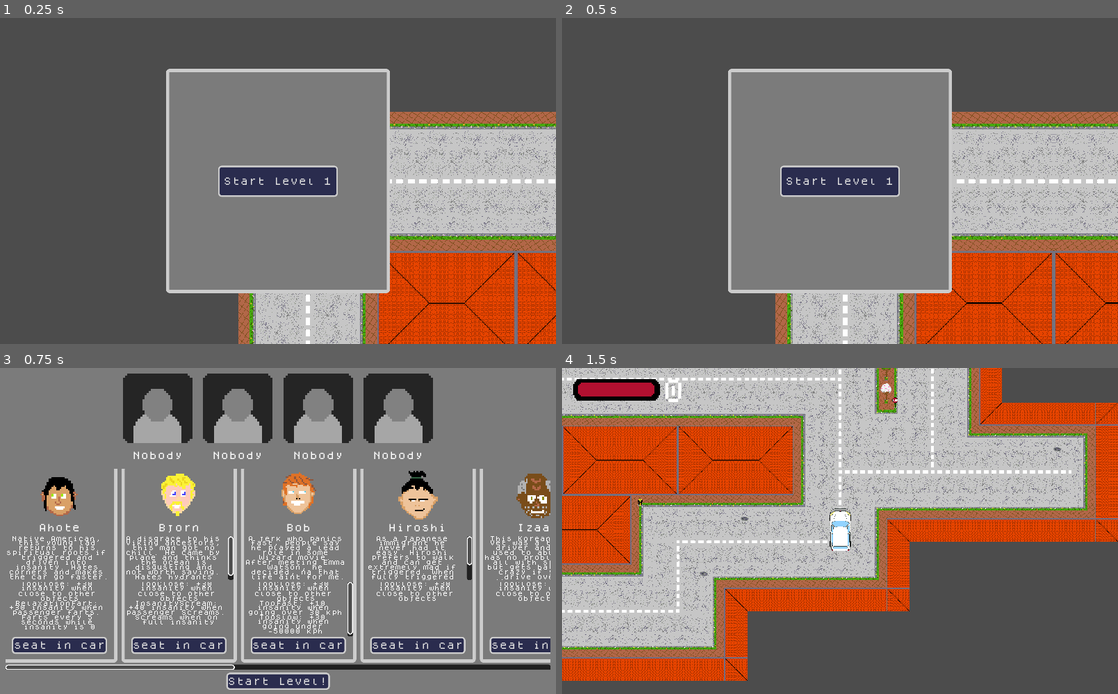
Above: before the commit, frames 1-4 (two rows, left to right).
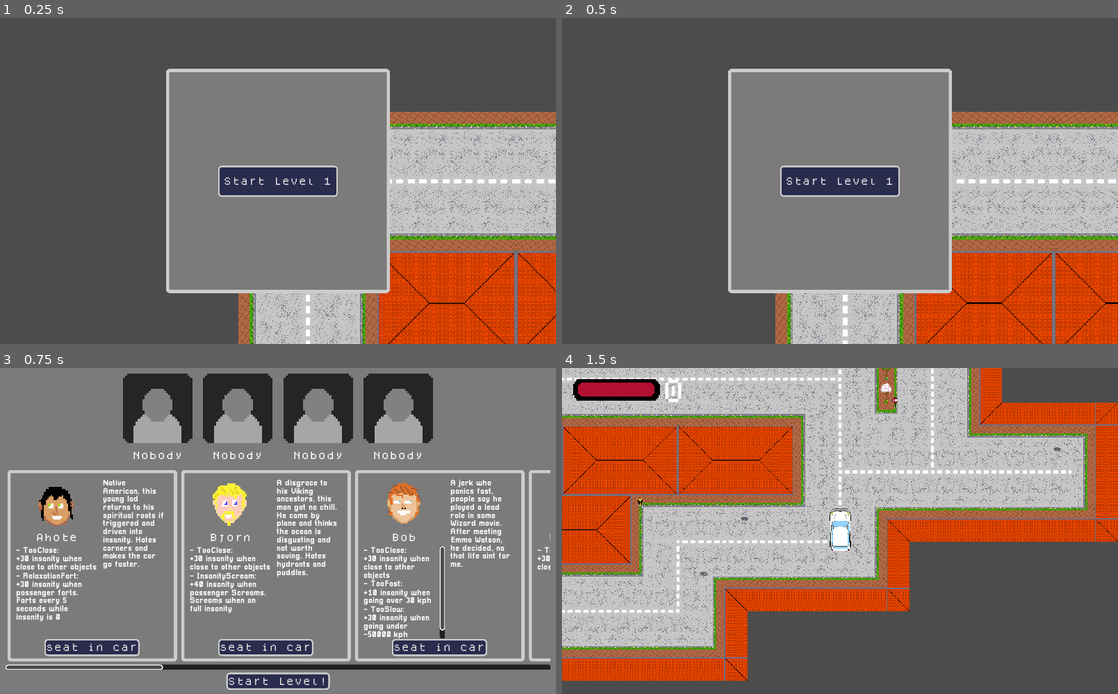
Above: after the commit, the same moments.

Repository: pastra98/DriveMeInsane
Game: Godot game, scene res://main/Main.tscn
Two runs of this game, one before a commit and one after it. Both use one fixed random seed, a clock stepped at 60 frames per second and the inputs below.
Inputs:
- Up to frame 1 (0.25 s): no input
- Up to frame 2 (0.5 s): no input
- Up to frame 3 (0.75 s): click "Start Level 1" at 0.5 s
- Up to frame 4 (1.5 s): click "Start Level!" at 1.25 s

Frames 1-2 are identical in both runs. In frame 3, 22% of the frame differs, in the area x 1-99%, y 30-93%; in frame 4, nothing differs.

Commit message:
cards now have new font and better layout for effects, play sounds on level pass/fail

Diff:
--- a/src/environment/level.gd
+++ b/src/environment/level.gd
@@ -7,15 +7,17 @@
 export(int) var points_2_stars = null
 export(int) var points_3_stars = null
 export(int) var time_to_complete = null
+export(Array) var unlocks_passengers = []
 
+var level_sound: AudioStreamPlayer
 var player: Node2D
-onready var point_levels = [points_1_star, points_2_stars, points_3_stars]
 
 var timer: Timer
 var available_passengers = []
 var selected_passenger_names = []
 
 onready var main = get_parent()
+onready var point_levels = [points_1_star, points_2_stars, points_3_stars]
 
 func _ready():
     # TODO: connect all other signals that trigger responsibilities of main
@@ -29,6 +31,10 @@
     timer.name = "Timer"
     timer.connect("timeout", self, "_on_time_up")
     add_child(timer)
+    # add sound player
+    level_sound = AudioStreamPlayer.new()
+    level_sound.name = "LevelSound"
+    add_child(level_sound)
 
 # ---------- BEFORE GAME STARTS ----------
 
@@ -100,6 +106,11 @@
             stars += 1
     if stars > 0:
         emit_signal("level_completed", level_nr, points) # TODO: this just test - also only caught by main
+        level_sound.stream = load("res://audio/sounds/success.wav")
+        level_sound.play()
+    else:
+        level_sound.stream = load("res://audio/sounds/fail_trombone.wav")
+        level_sound.play()
     # this stuff afterwards
     var next_lvl_unlock = main.completed_lvls.has(level_nr)
     GuiManager.show_level_over_gui(level_nr, stars, next_lvl_unlock, points)
--- /dev/null
+++ b/src/gui/fonts/pixellari.tres
@@ -0,0 +1,6 @@
+[gd_resource type="DynamicFont" load_steps=2 format=2]
+
+[ext_resource path="res://gui/fonts/Pixellari.ttf" type="DynamicFontData" id=1]
+
+[resource]
+font_data = ExtResource( 1 )
--- a/src/gui/passenger_picker/PassengerPicker.tscn
+++ b/src/gui/passenger_picker/PassengerPicker.tscn
@@ -94,7 +94,17 @@
 margin_bottom = 546.0
 rect_min_size = Vector2( 1004, 370 )
 
-[node name="PickList" type="HBoxContainer" parent="Panel/MarginContainer/VBoxContainer/ScrollContainer"]
+[node name="MarginContainer" type="MarginContainer" parent="Panel/MarginContainer/VBoxContainer/ScrollContainer"]
+margin_right = 10.0
+margin_bottom = 8.0
+custom_constants/margin_top = 8
+custom_constants/margin_left = 10
+
+[node name="PickList" type="HBoxContainer" parent="Panel/MarginContainer/VBoxContainer/ScrollContainer/MarginContainer"]
+margin_left = 10.0
+margin_top = 8.0
+margin_right = 10.0
+margin_bottom = 8.0
 custom_constants/separation = 20
 
 [node name="HBoxContainer2" type="HBoxContainer" parent="Panel/MarginContainer/VBoxContainer"]
--- a/src/gui/passenger_picker/passenger_card/PassengerCard.tscn
+++ b/src/gui/passenger_picker/passenger_card/PassengerCard.tscn
@@ -1,42 +1,57 @@
-[gd_scene load_steps=5 format=2]
+[gd_scene load_steps=6 format=2]
 
 [ext_resource path="res://gui/theme/pixel_theme.tres" type="Theme" id=1]
 [ext_resource path="res://gui/fonts/dogica.tres" type="DynamicFont" id=2]
 [ext_resource path="res://gui/passenger_picker/passenger_card/passenger_card.gd" type="Script" id=3]
 [ext_resource path="res://GUI/Fonts/dogica.tres" type="DynamicFont" id=4]
+[ext_resource path="res://gui/fonts/pixellari.tres" type="DynamicFont" id=5]
 
 [node name="PassengerCard" type="MarginContainer"]
 anchor_left = 0.5
 anchor_top = 0.5
 anchor_right = 0.5
 anchor_bottom = 0.5
-margin_left = -100.0
-margin_top = -175.0
-margin_right = 100.0
-margin_bottom = 175.0
+margin_left = -150.0
+margin_top = -170.0
+margin_right = 150.0
+margin_bottom = 170.0
 grow_horizontal = 2
 grow_vertical = 2
-rect_min_size = Vector2( 200, 350 )
+rect_min_size = Vector2( 300, 340 )
 size_flags_horizontal = 0
 size_flags_vertical = 0
 theme = ExtResource( 1 )
 script = ExtResource( 3 )
 
 [node name="Panel" type="Panel" parent="."]
-margin_right = 200.0
-margin_bottom = 350.0
+margin_right = 300.0
+margin_bottom = 340.0
 
 [node name="TopVBox" type="VBoxContainer" parent="Panel"]
 anchor_right = 1.0
 anchor_bottom = 1.0
+margin_left = 10.0
+margin_top = 10.0
+margin_right = -10.0
+margin_bottom = -10.0
 
-[node name="CenterContainer" type="CenterContainer" parent="Panel/TopVBox"]
-margin_right = 200.0
+[node name="HBoxContainer" type="HBoxContainer" parent="Panel/TopVBox"]
+margin_right = 280.0
+margin_bottom = 294.0
+custom_constants/separation = 10
+
+[node name="VBoxContainer" type="VBoxContainer" parent="Panel/TopVBox/HBoxContainer"]
+margin_right = 150.0
+margin_bottom = 294.0
+rect_min_size = Vector2( 150, 0 )
+
+[node name="CenterContainer" type="CenterContainer" parent="Panel/TopVBox/HBoxContainer/VBoxContainer"]
+margin_right = 150.0
 margin_bottom = 96.0
 
-[node name="PassengerPic" type="TextureRect" parent="Panel/TopVBox/CenterContainer"]
-margin_left = 52.0
-margin_right = 148.0
+[node name="PassengerPic" type="TextureRect" parent="Panel/TopVBox/HBoxContainer/VBoxContainer/CenterContainer"]
+margin_left = 27.0
+margin_right = 123.0
 margin_bottom = 96.0
 grow_horizontal = 2
 grow_vertical = 2
@@ -46,41 +61,44 @@
 theme = ExtResource( 1 )
 expand = true
 
-[node name="Name" type="Label" parent="Panel/TopVBox"]
+[node name="Name" type="Label" parent="Panel/TopVBox/HBoxContainer/VBoxContainer"]
 margin_top = 100.0
-margin_right = 200.0
+margin_right = 150.0
 margin_bottom = 120.0
 rect_min_size = Vector2( 0, 20 )
 size_flags_vertical = 1
 custom_fonts/font = ExtResource( 4 )
 align = 1
 
-[node name="Lore" type="RichTextLabel" parent="Panel/TopVBox"]
+[node name="Effects" type="RichTextLabel" parent="Panel/TopVBox/HBoxContainer/VBoxContainer"]
 margin_top = 124.0
-margin_right = 200.0
-margin_bottom = 204.0
-rect_min_size = Vector2( 0, 80 )
+margin_right = 150.0
+margin_bottom = 294.0
+rect_min_size = Vector2( 96, 170 )
 size_flags_vertical = 0
+custom_fonts/normal_font = ExtResource( 5 )
 bbcode_enabled = true
 
-[node name="Effects" type="RichTextLabel" parent="Panel/TopVBox"]
-margin_top = 208.0
-margin_right = 200.0
-margin_bottom = 308.0
+[node name="Lore" type="RichTextLabel" parent="Panel/TopVBox/HBoxContainer"]
+margin_left = 160.0
+margin_right = 280.0
+margin_bottom = 294.0
 rect_min_size = Vector2( 0, 100 )
-size_flags_vertical = 0
+size_flags_horizontal = 3
+size_flags_vertical = 3
+custom_fonts/normal_font = ExtResource( 5 )
 bbcode_enabled = true
 
 [node name="AddToCar" type="Button" parent="Panel/TopVBox"]
-margin_left = 9.0
-margin_top = 312.0
-margin_right = 191.0
-margin_bottom = 336.0
+margin_left = 49.0
+margin_top = 298.0
+margin_right = 231.0
+margin_bottom = 322.0
 rect_min_size = Vector2( 0, 24 )
 size_flags_horizontal = 4
 custom_fonts/font = ExtResource( 2 )
 text = "seat in car"
 
-[connection signal="mouse_entered" from="Panel/TopVBox/CenterContainer/PassengerPic" to="Panel/TopVBox" method="_on_PassengerPic_mouse_entered"]
-[connection signal="mouse_exited" from="Panel/TopVBox/CenterContainer/PassengerPic" to="Panel/TopVBox" method="_on_PassengerPic_mouse_exited"]
+[connection signal="mouse_entered" from="Panel/TopVBox/HBoxContainer/VBoxContainer/CenterContainer/PassengerPic" to="Panel/TopVBox/HBoxContainer/VBoxContainer" method="_on_PassengerPic_mouse_entered"]
+[connection signal="mouse_exited" from="Panel/TopVBox/HBoxContainer/VBoxContainer/CenterContainer/PassengerPic" to="Panel/TopVBox/HBoxContainer/VBoxContainer" method="_on_PassengerPic_mouse_exited"]
 [connection signal="button_down" from="Panel/TopVBox/AddToCar" to="." method="_on_AddToCar_button_down"]
--- a/src/gui/passenger_picker/passenger_card/passenger_card.gd
+++ b/src/gui/passenger_picker/passenger_card/passenger_card.gd
@@ -13,10 +13,10 @@
 func set_passenger(passenger_instance: Passenger):
     passenger_ref = passenger_instance
     name = passenger_ref.name + "Card"
-    $"Panel/TopVBox/Name".text = passenger_ref.name
-    $"Panel/TopVBox/Lore".bbcode_text = "[center]%s[/center]" % passenger_ref.lore
-    $"Panel/TopVBox/Effects".bbcode_text = "[center]%s[/center]" % passenger_ref.get_sensibilities_txt()
-    $"Panel/TopVBox/CenterContainer/PassengerPic".texture = load(passenger_ref.imgpath % "happy")
+    $"Panel/TopVBox/HBoxContainer/VBoxContainer/Name".text = passenger_ref.name
+    $"Panel/TopVBox/HBoxContainer/Lore".bbcode_text = passenger_ref.lore
+    $"Panel/TopVBox/HBoxContainer/VBoxContainer/Effects".bbcode_text = passenger_ref.get_sensibilities_txt()
+    $"Panel/TopVBox/HBoxContainer/VBoxContainer/CenterContainer/PassengerPic".texture = load(passenger_ref.imgpath % "happy")
 
 
 func _on_AddToCar_button_down():
--- a/src/gui/passenger_picker/passenger_picker.gd
+++ b/src/gui/passenger_picker/passenger_picker.gd
@@ -6,7 +6,7 @@
 
 onready var seats = $"Panel/MarginContainer/VBoxContainer/Seats"
 onready var level = $"/root/Main/Level"
-onready var picklist = $"Panel/MarginContainer/VBoxContainer/ScrollContainer/PickList"
+onready var picklist = $"Panel/MarginContainer/VBoxContainer/ScrollContainer/MarginContainer/PickList"
 
 var n_seated = 0
 # TODO: find a cleaner solution, I just can't be assed now
@@ -25,7 +25,7 @@
         connect("free_seats_available", new_card, "_on_free_seats_available")
         new_card.connect("passenger_added_to_player", self, "seat_passenger")
         new_card.connect("passenger_added_to_player", level, "add_passenger_to_player")
-        $"Panel/MarginContainer/VBoxContainer/ScrollContainer/PickList".add_child(new_card)
+        $"Panel/MarginContainer/VBoxContainer/ScrollContainer/MarginContainer/PickList".add_child(new_card)
     for seat in seats.get_children():
         seat.connect("passenger_removed_from_player", self, "unseat_passenger")
         seat.connect("passenger_removed_from_player", level, "remove_passenger_from_player")
--- a/src/passengers/effects/insanity_scream.gd
+++ b/src/passengers/effects/insanity_scream.gd
@@ -15,4 +15,4 @@
     emit_signal("change_insanity", insanity_effect, "Loud scream!", true)
 
 func get_txt_description() -> String:
-    return "%s: +%s insanity when passenger Screams. Screams when on full insanity" % [name, insanity_effect]
+    return "%s:\n+%s insanity when passenger Screams. Screams when on full insanity" % [name, insanity_effect]
--- a/src/passengers/effects/relaxation_fart.gd
+++ b/src/passengers/effects/relaxation_fart.gd
@@ -28,7 +28,7 @@
         emit_signal("change_insanity", insanity_effect, "Fart!", true)
 
 func get_txt_description() -> String:
-    return "%s: +%s insanity when passenger farts. Farts every %s seconds while insanity is 0" % [name, insanity_effect, cooldown]
+    return "%s:\n+%s insanity when passenger farts. Farts every %s seconds while insanity is 0" % [name, insanity_effect, cooldown]
 
 
 func cooldown_over():
--- a/src/passengers/effects/too_close.gd
+++ b/src/passengers/effects/too_close.gd
@@ -39,7 +39,7 @@
 
 
 func get_txt_description() -> String:
-    return "%s: +%s insanity when close to other objects" % [name, insanity_effect]
+    return "%s:\n+%s insanity when close to other objects" % [name, insanity_effect]
     # TODO: need better descriptions
 
 
--- a/src/passengers/effects/too_fast.gd
+++ b/src/passengers/effects/too_fast.gd
@@ -23,7 +23,7 @@
         is_on_cooldown = true
 
 func get_txt_description() -> String:
-    return "%s: +%s insanity when going over %s kph" % [name, insanity_effect, too_fast]
+    return "%s:\n+%s insanity when going over %s kph" % [name, insanity_effect, too_fast]
 
 
 func cooldown_over():
--- a/src/passengers/effects/too_slow.gd
+++ b/src/passengers/effects/too_slow.gd
@@ -25,7 +25,7 @@
 
 
 func get_txt_description() -> String:
-    return "%s: +%s insanity when going under %s kph" % [name, insanity_effect, too_slow]
+    return "%s:\n+%s insanity when going under %s kph" % [name, insanity_effect, too_slow]
 
 
 func cooldown_over():
--- a/src/passengers/passenger.gd
+++ b/src/passengers/passenger.gd
@@ -124,7 +124,7 @@
 func get_sensibilities_txt():
     var txt = ""
     for sensibility in sensibilities:
-        txt = txt + sensibility.get_txt_description() + "\n"
+        txt = txt + "- " + sensibility.get_txt_description() + "\n"
     return txt
 
 
Not shown, added: src/audio/sounds/fail_trombone.wav.import
Not shown, added: src/audio/sounds/success.wav.import
Binary file added: src/gui/fonts/Pixellari.ttf
Not shown, changed: sources.md
Not shown, added: src/audio/sounds/fail_trombone.wav
Not shown, added: src/audio/sounds/success.wav
